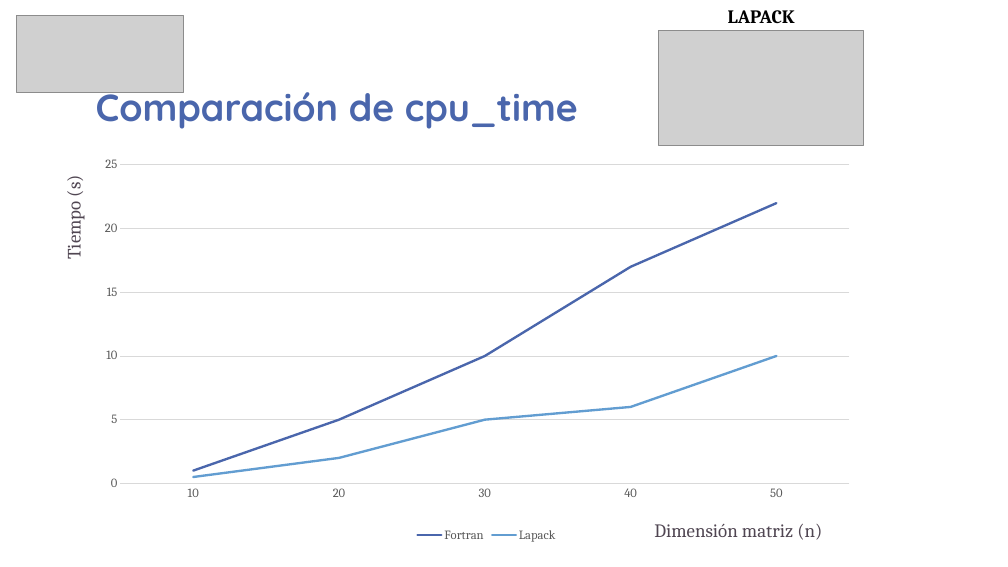
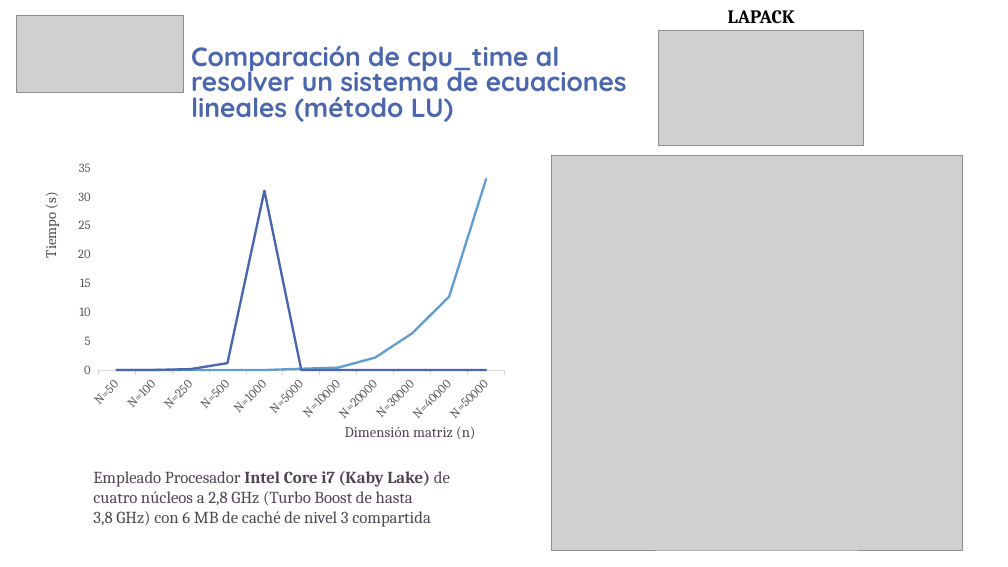
Before and after one commit to guaguaUPM/UPM, a slide deck: slide 9 of lu-lapack.pptx. Drawn at 1008x567 pixels with LibreOffice and Linux fonts; fonts in the diff are those of the drawing; grey boxes stand for pictures; background and template pictures are left out. Boxes give left, top, right and bottom in pixels: in the first picture for what was removed or moved away, otherwise in the second. Text is boxed around its words. In the diff, an @@ line names an element or a change of style, - is before the commit and + after.

```diff
--- a/lu-lapack.pptx
+++ b/lu-lapack.pptx
@@ title at [191,46,627,122]: text changed; size 36 to 25.2 pt @@
-Comparación de cpu_time
+Comparación de cpu_time al
+resolver un sistema de ecuaciones lineales (método LU)
@@ line stacked chart added at [70,156,513,427] @@
+categories: N=50, N=100, N=250, N=500, N=1000, N=5000, N=10000, N=20000, N=30000, N=40000, N=50000
+Series 1: 0, 0, 0, 0, 0, 1, 1, 7, 19, 38, 100
+Series 2: 0, 0, 0, 1, 31, -, -, -, -, -, -
@@ line chart removed at [88,151,885,545] @@
-categories: 10, 20, 30, 40, 50
-Fortran: 1, 5, 10, 17, 22
-Lapack: 0.5, 2, 5, 6, 10
@@ picture added at [551,155,962,550] @@
@@ text "Tiempo (s)": place and size @@
-text "Tiempo (s)" at [61,177,86,258]
+text "Tiempo (s)" at [41,193,60,257]
@@ text "Tiempo (s)" at [41,193,60,257]: size 18 to 14 pt @@
@@ text "Dimensión matriz (n)" at [345,427,475,439]: size 18 to 14 pt @@
@@ text "Dimensión matriz (n)": place and size @@
-text "Dimensión matriz (n)" at [654,524,822,540]
+text "Dimensión matriz (n)" at [345,427,475,439]
@@ text added at [93,471,450,527], 16 pt, text #504652 @@
+Empleado Procesador Intel Core i7 (Kaby Lake) de cuatro núcleos a 2,8 GHz (Turbo Boost de hasta 3,8 GHz) con 6 MB de caché de nivel 3 compartida
```
Also in this commit, not shown: 1 other slide changed.
